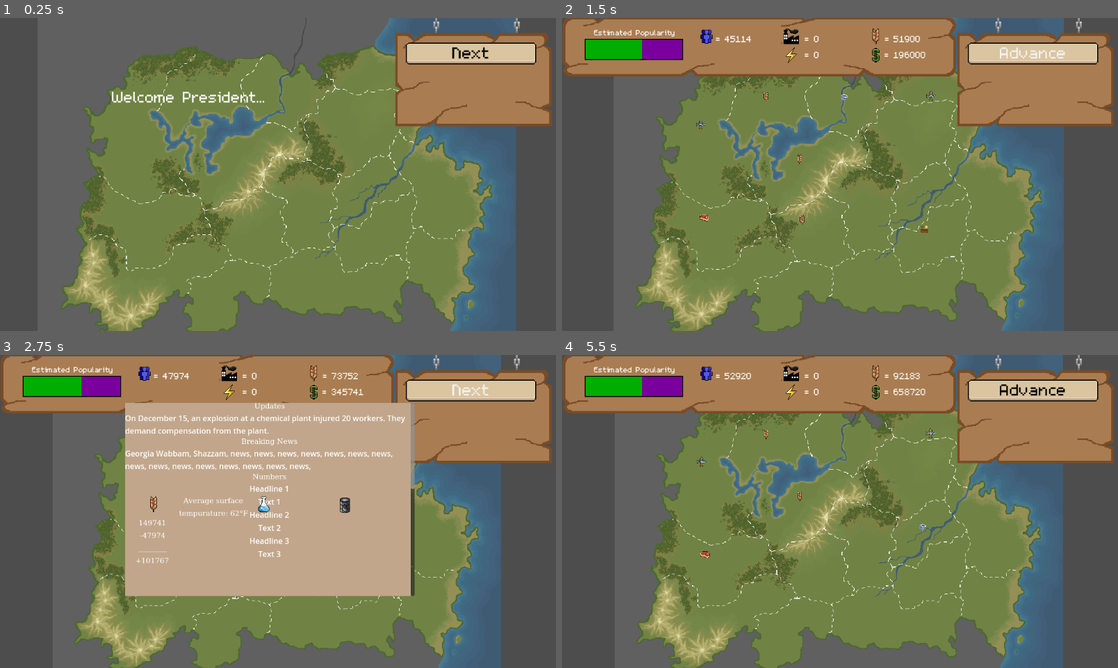
Above: before the commit, frames 1-4 (two rows, left to right).
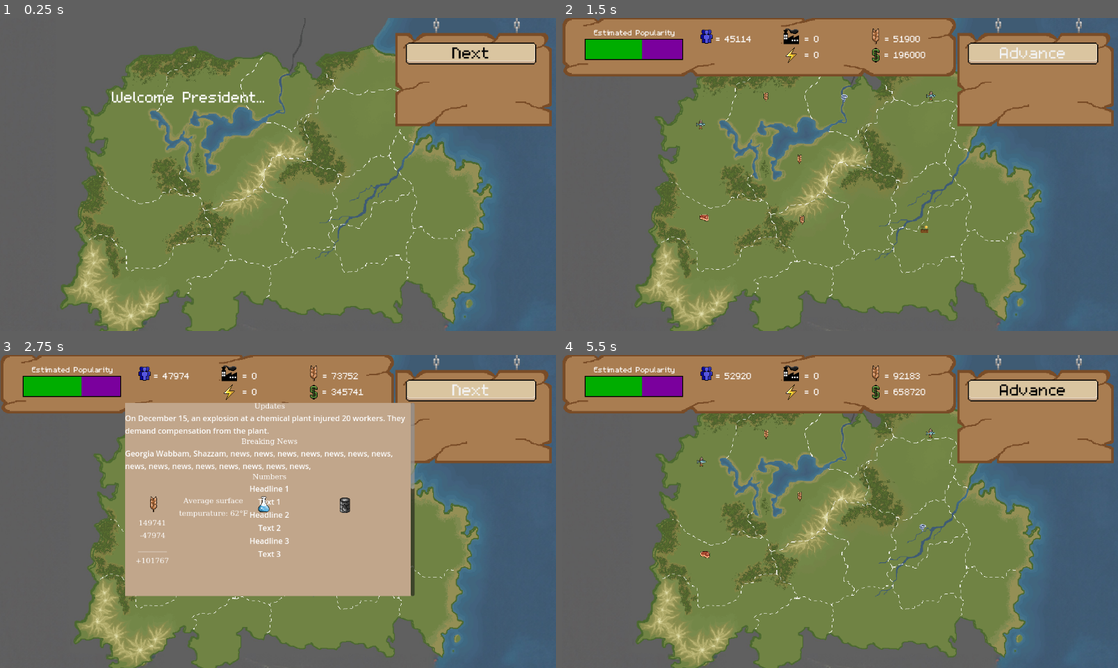
Above: after the commit, the same moments.

Repository: mccoogp/WeatherInc
Game: Godot game, scene res://world.tscn
Two runs of this game, one before a commit and one after it. Both use one fixed random seed, a clock stepped at 60 frames per second and the inputs below. The engine's default icon, where the game draws it, is replaced by a stand-in: a white triangle on a blue panel in a dark square.
Inputs (mouse positions are in pixels of both pictures, inside the frame that each line leads up to):
- Up to frame 1 (0.25 s): no input
- Up to frame 2 (1.5 s): click "Next" at 0.5 s; click "Next" at 1.25 s
- Up to frame 3 (2.75 s): click "Advance" at 2 s
- Up to frame 4 (5.5 s): tap Enter at 2.75, 3.6, 5 s; move the mouse to (962, 495) at 2.77 s; hold Right 2.78-3.53 s; hold X 2.78-3.53 s; click (962, 495) at 2.92 s; tap Space at 3.02, 3.5, 3.77, 5.27 s; move the mouse to (728, 527) at 3.52 s; hold Down 3.53-4.28 s; move the mouse to (895, 442) at 4.27 s; hold Right 4.28-5.03 s; hold Backspace 4.28-5.03 s; move the mouse to (812, 574) at 5.02 s; hold Up from 5.03 s (still down); tap Tab at 5.1 s; click (812, 574) at 5.17 s

The runs differ from the first frame. In frame 1, 6.1% of the frame differs, in the area x 10-100%, y 0-100%; in frame 2, 7.7%; in frame 3, 7.5%; in frame 4, 7.7%, in the area x 13-100%, y 0-100%.

Commit message:
added background art

Diff:
--- a/world.tscn
+++ b/world.tscn
@@ -3,7 +3,7 @@
 [ext_resource type="Script" path="res://world.gd" id="1_3gon6"]
 [ext_resource type="PackedScene" uid="uid://cacfd62pudml6" path="res://district.tscn" id="2_41llr"]
 [ext_resource type="Texture2D" uid="uid://b42u6galvg4kj" path="res://ogpc_map/mapfr.png" id="2_yw1kr"]
-[ext_resource type="Texture2D" uid="uid://c17nfm0cwkwit" path="res://4caster Art/new map/mamapsmapmapamp.png" id="3_w1gwx"]
+[ext_resource type="Texture2D" uid="uid://bhpv0c01dqllh" path="res://4caster Art/new map/expanded island.jpeg" id="3_cscas"]
 [ext_resource type="Texture2D" uid="uid://csgnvamjyfsfx" path="res://icon.svg" id="3_w2861"]
 [ext_resource type="Texture2D" uid="uid://m467oey86fmp" path="res://4caster Art/new map/district1.png" id="4_beqg1"]
 [ext_resource type="Texture2D" uid="uid://0u746ocid1y2" path="res://4caster Art/new map/district2.png" id="5_ec8ym"]
@@ -111,7 +111,7 @@
 texture_filter = 1
 position = Vector2(416.667, 217.857)
 scale = Vector2(0.720001, 0.716921)
-texture = ExtResource("3_w1gwx")
+texture = ExtResource("3_cscas")
 
 [node name="District" parent="." instance=ExtResource("2_41llr")]
 position = Vector2(20.2381, 92.8571)
Binary file added: 4caster Art/new map/expanded island.jpeg
Not shown, added: 4caster Art/new map/expanded island.jpeg.import
Not shown, changed: 4caster Art/.DS_Store
Not shown, changed: 4caster Art/new map/.DS_Store
